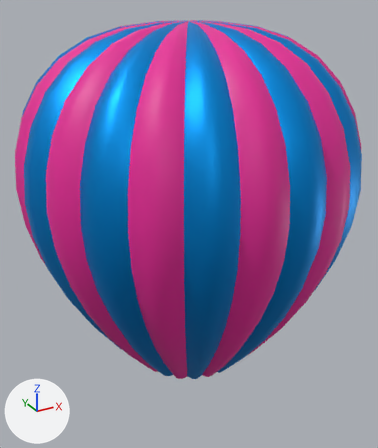
Renders of the glTF model balloonCenter.glb from each side of a commit.
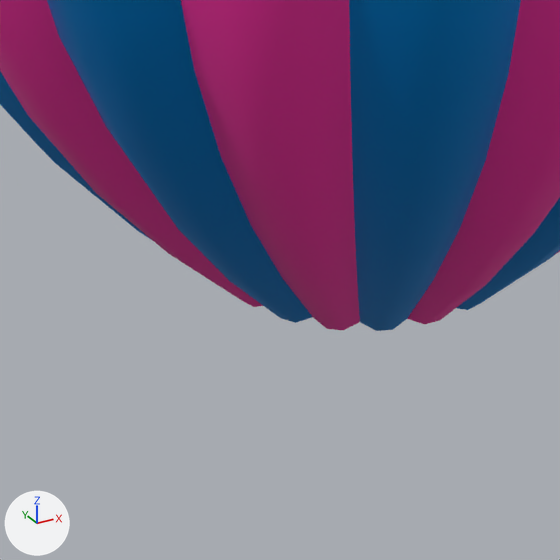
There are two pictures of each version: one whole from a 50 mm lens placed at (-2.82, 9.32, 11.06), pointed at (0.03, 14.5, 8.47), one close up on the part from 21% to 66% of the width and 62% to 100% of the height. The axes (+X, +Y, +Z) are drawn at lower left. The lights are the same throughout. Where no turn or scale is listed for an object, it has been applied to the vertices.

The first close-up shows 'balloonCenter'.
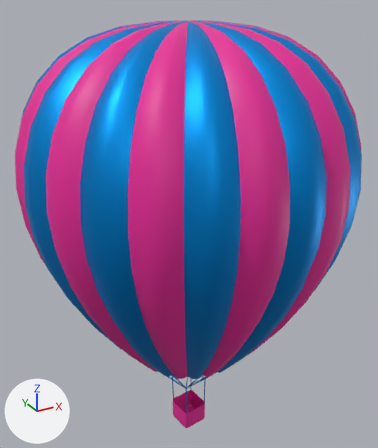
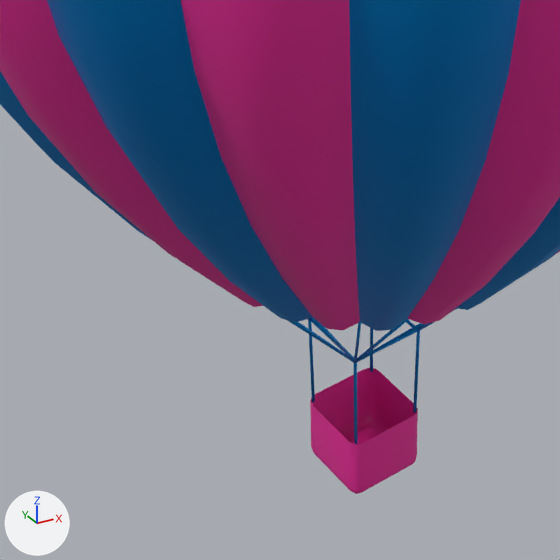
Location of each change, [x1, y1, x2, y2] in pixels of the close-ups (560 x 560 px):
'balloonLeft_basket.001', added
    after: [310, 368, 418, 494]
'balloonLeft_net.001', added (blue)
    after: [287, 308, 457, 444]

What changed in the scene script:
```text
Add me_sphere_001:
    me_sphere_001.from_pydata(...)  # 300 vertices, 504 faces; spans x -0.674..0.674, y -0.674..0.674, z -0.188..0.821
    me_sphere_001.materials.append(mat_tentblue)  # blue #0094e7
Add me_cube:
    me_cube.from_pydata(...)  # 64 vertices, 110 faces; spans x -0.192..0.192, y -0.192..0.192, z 0.0..0.298
    me_cube.materials.append(mat_tentred)  # pink #e72798
Add ob_balloonleft_net_001:
    ob_balloonleft_net_001 = bpy.data.objects.new('balloonLeft_net.001', me_sphere_001)
    ob_balloonleft_net_001.location = (-0.037, 14.381, 5.984)
Add ob_balloonleft_basket_001:
    ob_balloonleft_basket_001 = bpy.data.objects.new('balloonLeft_basket.001', me_cube)
    ob_balloonleft_basket_001.location = (-0.037, 14.381, 5.506)
```
